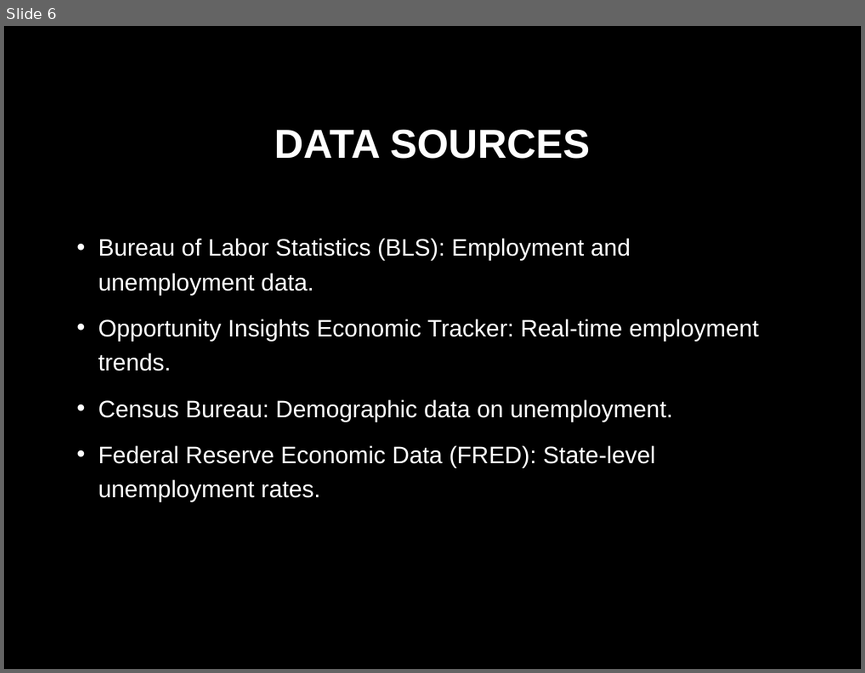
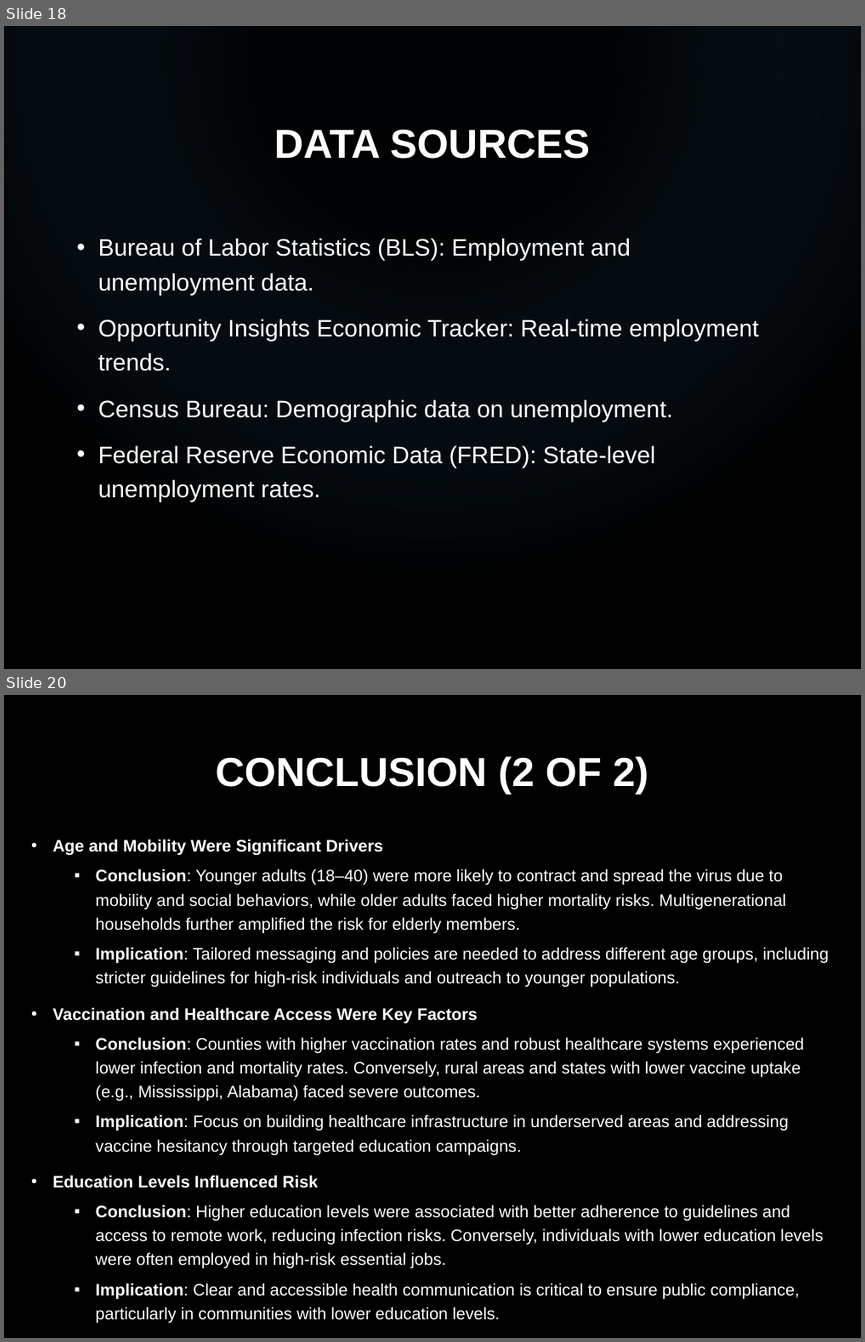
Before and after one commit to ryancmedina/project-one, a slide deck: Infection_Trends_COVID19_Presentation.pptx. Shown one above the other, each under a label of ours: slide 6 before the commit, slides 18 and 20 after it; the slides between them are not shown. The pictures are 865x673 and 865x1342 pixels, drawn with LibreOffice and Linux fonts; fonts in the diff are those of the drawing; background and template pictures are left out. Boxes give left, top, right and bottom in pixels: in the first picture for what was removed or moved away, otherwise in the second. Text is boxed around its words. In the diff, an @@ line names an element or a change of style, - is before the commit and + after.

```diff
--- a/Infection_Trends_COVID19_Presentation.pptx
+++ b/Infection_Trends_COVID19_Presentation.pptx
@@ slide 20 added at (4,695,861,1338), background picture (left out) @@
@@ title added at (216,756,648,794), 34 pt, text #FFFFFF, bold @@
+CONCLUSION (2 OF 2)
@@ text added at (52,839,828,1322), 14 pt, text #FFFFFF @@
+• Age and Mobility Were Significant Drivers
+  ▪ Conclusion: Younger adults (18–40) were more likely to contract and spread the virus due to mobility and social behaviors, while older adults faced higher mortality risks. Multigenerational households further amplified the risk for elderly members.
+  ▪ Implication: Tailored messaging and policies are needed to address different age groups, including stricter guidelines for high-risk individuals and outreach to younger populations.
+• Vaccination and Healthcare Access Were Key Factors
+  ▪ Conclusion: Counties with higher vaccination rates and robust healthcare systems experienced lower infection and mortality rates. Conversely, rural areas and states with lower vaccine uptake (e.g., Mississippi, Alabama) faced severe outcomes.
+  ▪ Implication: Focus on building healthcare infrastructure in underserved areas and addressing vaccine hesitancy through targeted education campaigns.
+• Education Levels Influenced Risk
+  ▪ Conclusion: Higher education levels were associated with better adherence to guidelines and access to remote work, reducing infection risks. Conversely, individuals with lower education levels were often employed in high-risk essential jobs.
+  ▪ Implication: Clear and accessible health communication is critical to ensure public compliance, particularly in communities with lower education levels.
@@ what was slide 6 is now slide 18 @@
@@ slide 18 changed as well @@
@@ rectangle added at (4,26,861,669), fill gradient #1F445F to #000000 @@
```
Also in this commit, not shown: 4 other slides changed, 15 other slides added, 2 slides removed.
